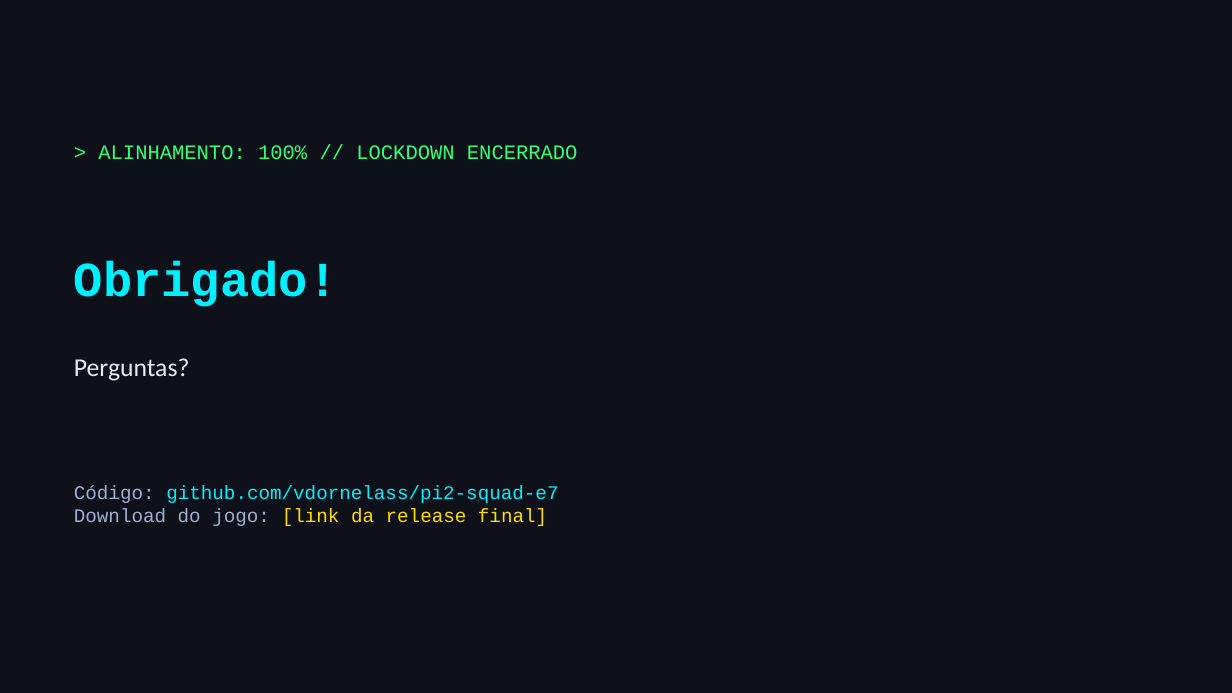
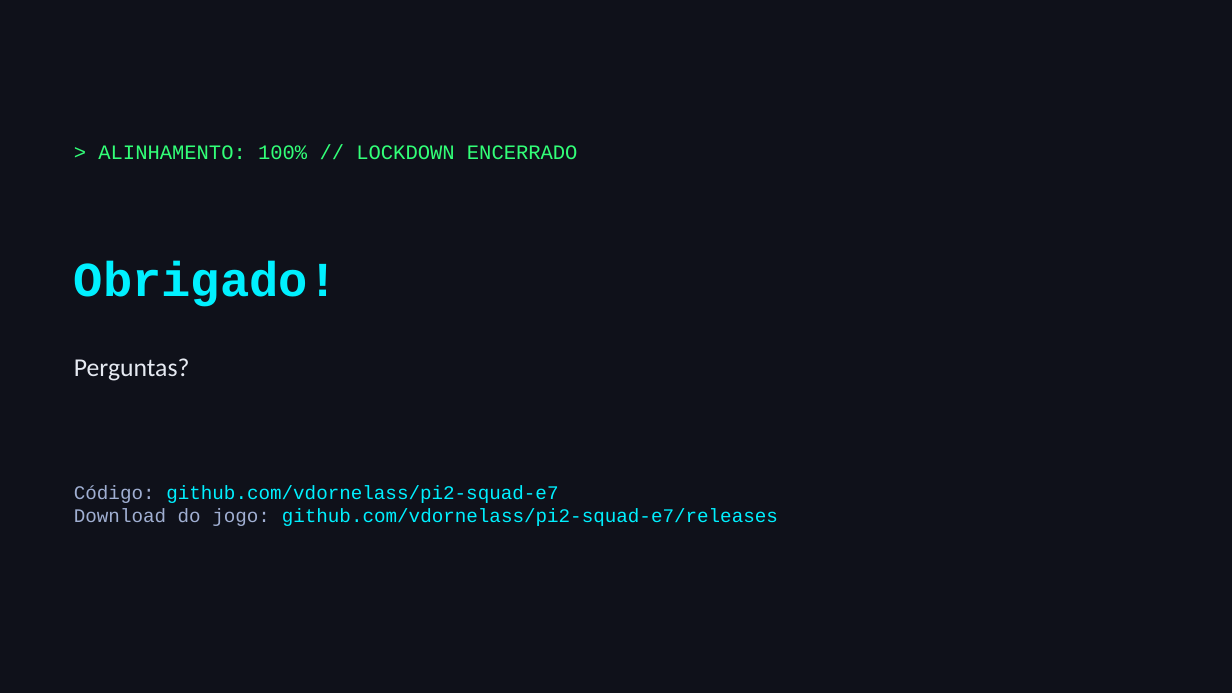
Before and after one commit to vdornelass/pi2-squad-e7, a slide deck: slide 25 of docs/apresentacao_final/apresentacao_final_squad_e7.pptx. Drawn at 1232x693 pixels with LibreOffice and Linux fonts; fonts in the diff are those of the drawing. Boxes give left, top, right and bottom in pixels: in the first picture for what was removed or moved away, otherwise in the second. Text is boxed around its words. In the diff, an @@ line names an element or a change of style, - is before the commit and + after.

```diff
--- a/docs/apresentacao_final/apresentacao_final_squad_e7.pptx
+++ b/docs/apresentacao_final/apresentacao_final_squad_e7.pptx
@@ text at box(74, 509, 778, 526): text changed; text colour #FFDC00 to #00F0FF @@
-Download do jogo: [link da release final]
+Download do jogo: github.com/vdornelass/pi2-squad-e7/releases
```
Also in this commit, not shown: 11 other slides changed, 3 other files.
